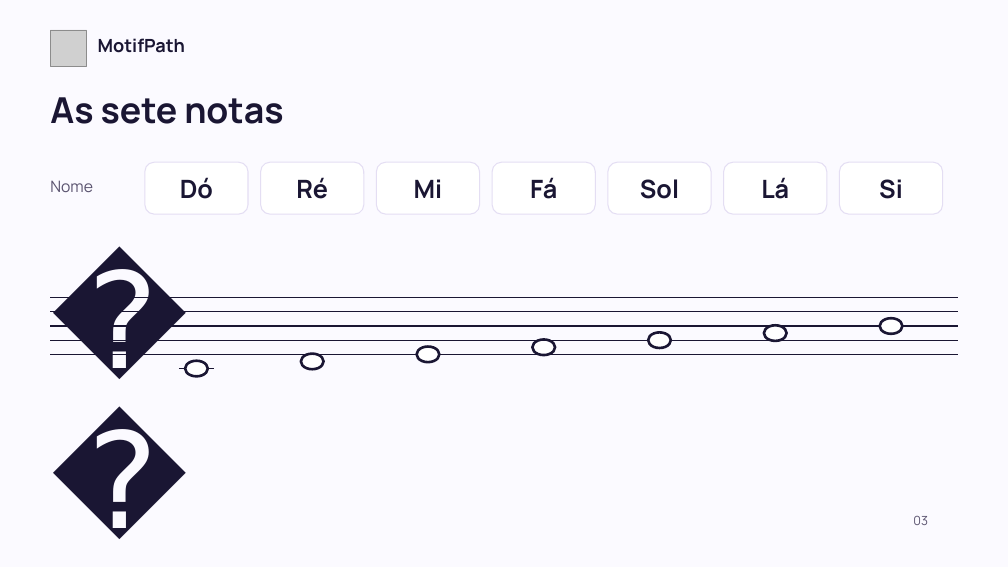
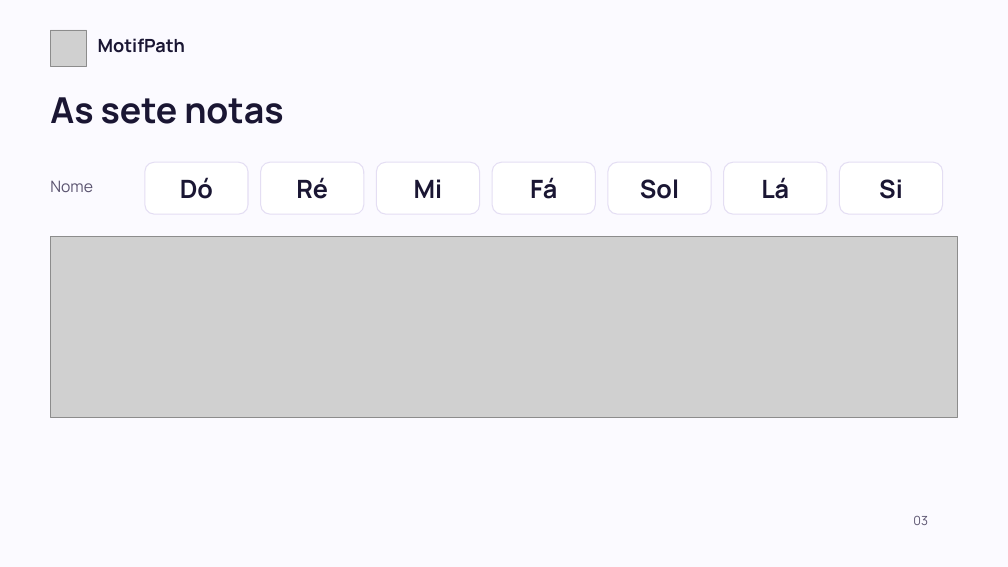
Before and after one commit to motifpath/motifpath-specs, a slide deck: slide 3 of curriculum/content/first-notes/slides/lesson-a.pt-BR.pptx. Drawn at 1008x567 pixels with LibreOffice and Linux fonts; fonts in the diff are those of the drawing; grey boxes stand for pictures. Boxes give left, top, right and bottom in pixels: in the first picture for what was removed or moved away, otherwise in the second. Text is boxed around its words. In the diff, an @@ line names an element or a change of style, - is before the commit and + after.

```diff
--- a/curriculum/content/first-notes/slides/lesson-a.pt-BR.pptx
+++ b/curriculum/content/first-notes/slides/lesson-a.pt-BR.pptx
@@ picture added at (x1=51, y1=236, x2=958, y2=417) @@
@@ text removed at (x1=52, y1=235, x2=123, y2=405) @@
-𝄞
@@ line removed from (51, 298) to (958, 298) @@
@@ line removed from (51, 326) to (958, 326) @@
@@ line removed from (51, 312) to (958, 312) @@
@@ ellipse removed at (x1=765, y1=325, x2=787, y2=341) @@
@@ ellipse removed at (x1=880, y1=318, x2=903, y2=334) @@
@@ line removed from (51, 355) to (958, 355) @@
@@ line removed from (51, 340) to (958, 340) @@
@@ ellipse removed at (x1=301, y1=354, x2=324, y2=370) @@
@@ ellipse removed at (x1=417, y1=346, x2=439, y2=362) @@
@@ ellipse removed at (x1=532, y1=340, x2=555, y2=355) @@
@@ ellipse removed at (x1=648, y1=333, x2=671, y2=349) @@
@@ line removed from (178, 369) to (214, 369) @@
@@ ellipse removed at (x1=185, y1=361, x2=208, y2=377) @@
```
Also in this commit, not shown: 1 other slide changed, 20 other files.
